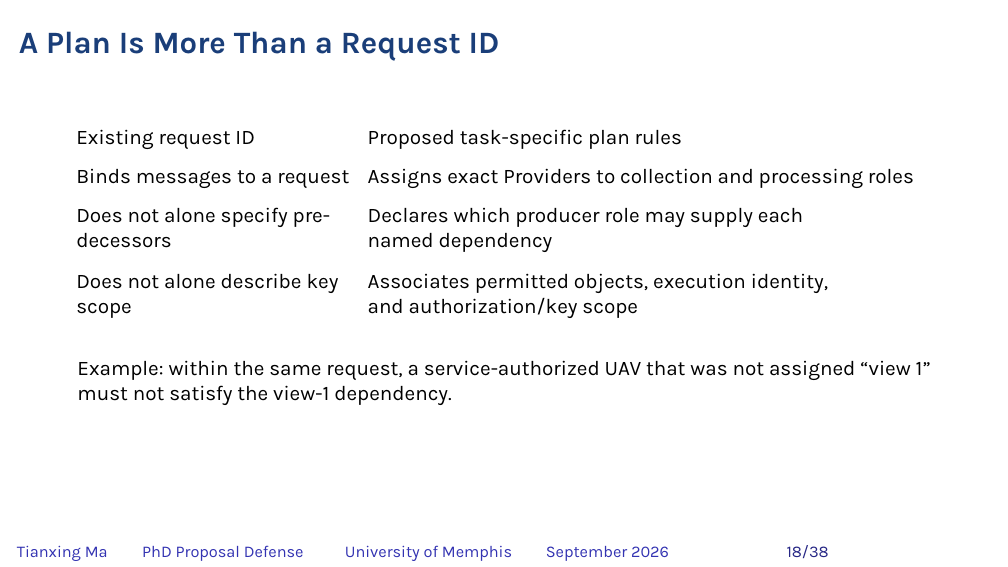
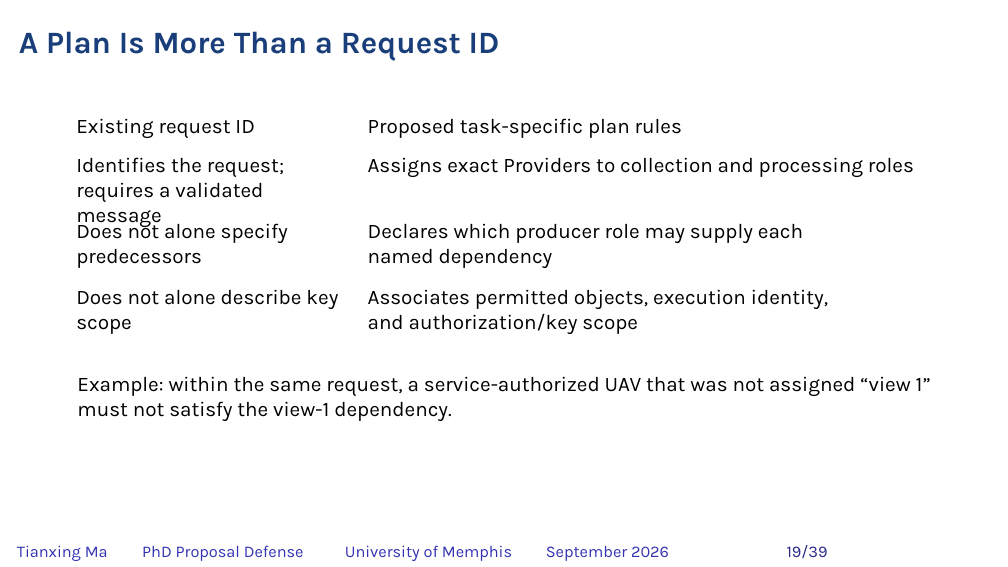
Before and after one commit to matianxing1992/NDN_Service_Framework, a slide deck: slide 19 of docs/PAPER/proposal-defense/slides/NDNSF_proposal_hybrid_editable.pptx (slide 18 before the commit). Drawn at 1008x567 pixels with LibreOffice and Linux fonts; fonts in the diff are those of the drawing; background and template pictures are left out. Boxes give left, top, right and bottom in pixels: in the first picture for what was removed or moved away, otherwise in the second. Text is boxed around its words. In the diff, an @@ line names an element or a change of style, - is before the commit and + after.

Commit message:
docs: clarify proposal authorization logic and synchronize slides

```diff
--- a/docs/PAPER/proposal-defense/slides/NDNSF_proposal_hybrid_editable.pptx
+++ b/docs/PAPER/proposal-defense/slides/NDNSF_proposal_hybrid_editable.pptx
@@ text at [76, 157, 284, 228]: text changed @@
-Binds messages to a request
+Identifies the request; requires a validated message
@@ 3 texts: place and size @@
-3 texts at [76, 129, 914, 188]
+3 texts at [76, 118, 914, 177]
@@ text at [76, 219, 288, 268]: text changed @@
-Does not alone specify pre-decessors
+Does not alone specify predecessors
@@ text "Does not alone describe key ...": place and size @@
-text "Does not alone describe key ..." at [76, 273, 339, 318]
+text "Does not alone describe key ..." at [76, 289, 338, 334]
@@ 3 texts: place and size @@
-3 texts at [77, 208, 931, 405]
+3 texts at [77, 224, 931, 421]
@@ text at [787, 545, 828, 558]: text changed @@
-18/38
+19/39
```
Also in this commit, not shown: 36 other slides changed, 1 slide added, 25 other files.
